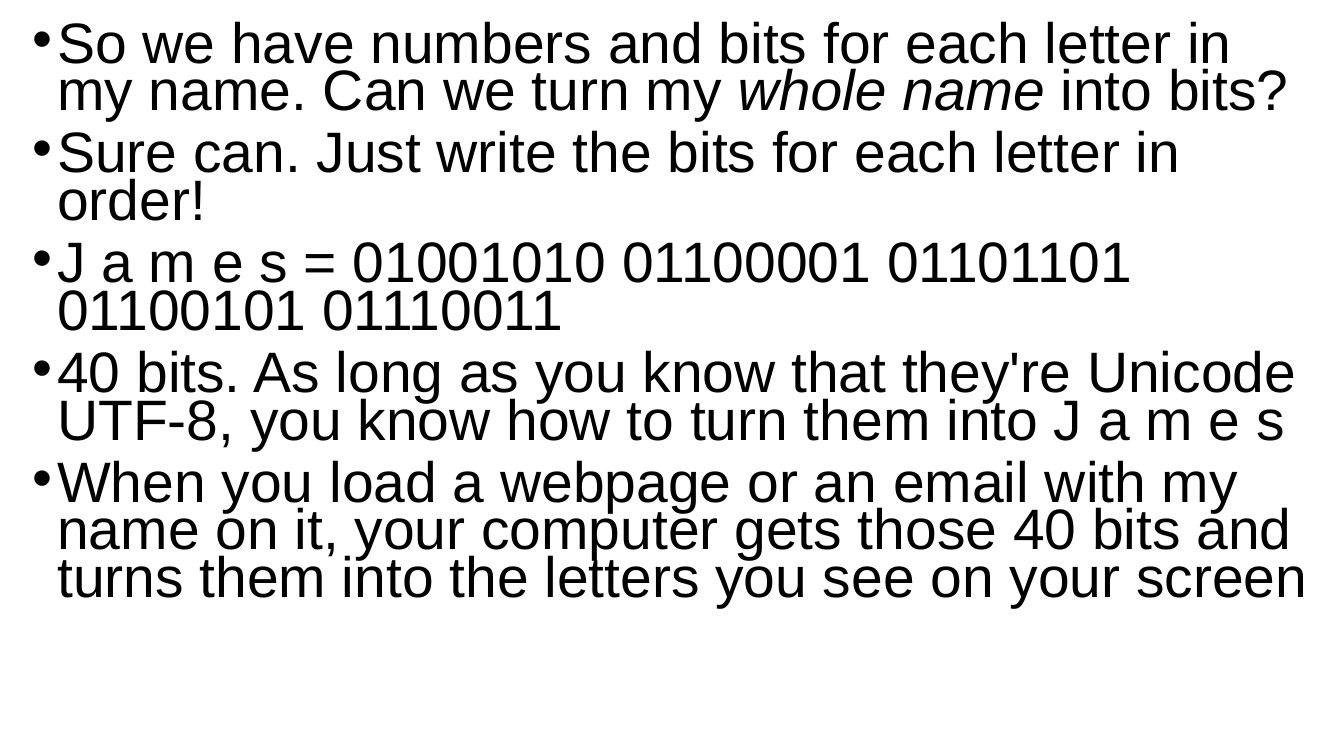
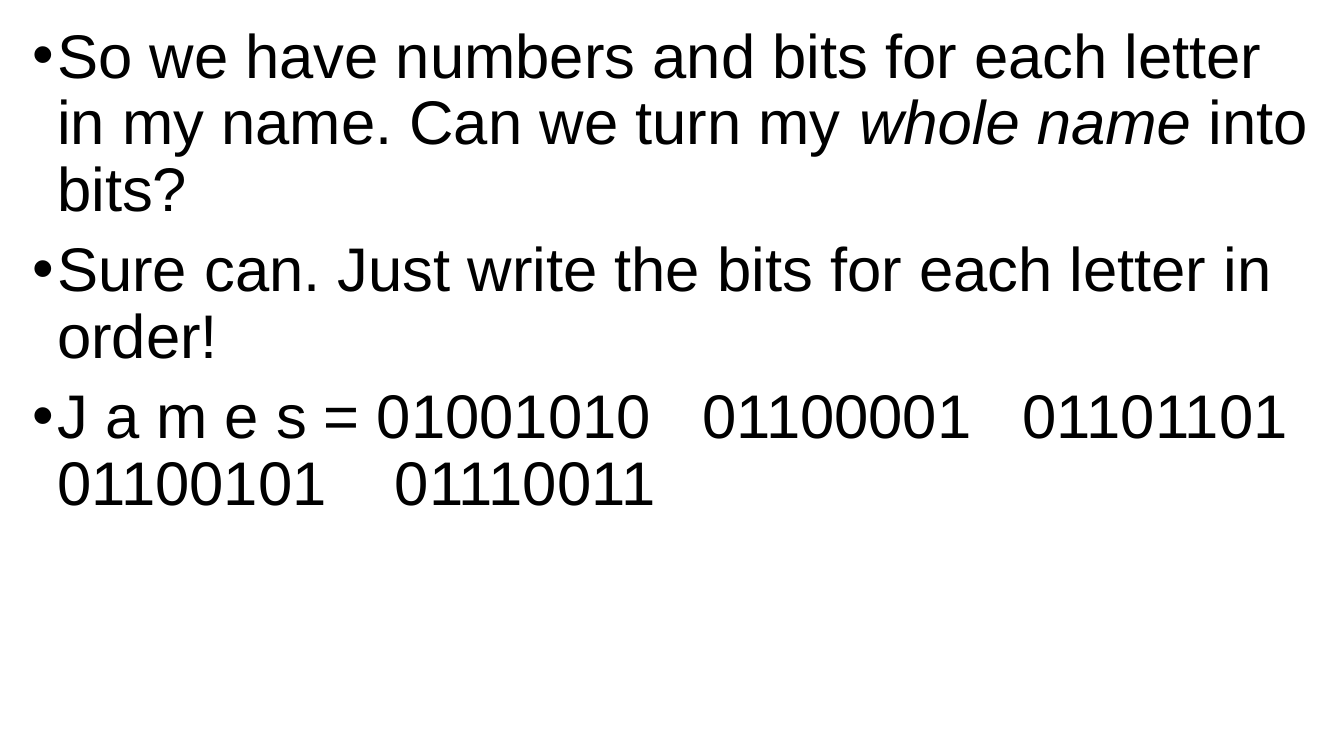
Before and after one commit to grimmelm/ctech404, a slide deck: slide 51 of ctech401/CTECH401_Combined-Slides.pptx. Drawn at 1344x756 pixels with LibreOffice and Linux fonts; fonts in the diff are those of the drawing. Boxes give left, top, right and bottom in pixels: in the first picture for what was removed or moved away, otherwise in the second. Text is boxed around its words. In the diff, an @@ line names an element or a change of style, - is before the commit and + after.

```diff
--- a/ctech401/CTECH401_Combined-Slides.pptx
+++ b/ctech401/CTECH401_Combined-Slides.pptx
@@ text "So we have numbers and ..." at (x1=57, y1=33, x2=1308, y2=506): size 40.7 to 44 pt; line spacing 0.7 to 0.9 @@
@@ text at (x1=57, y1=350, x2=1307, y2=608): paragraphs removed @@
-• 40 bits. As long as you know that they're Unicode UTF-8, you know how to turn them into J a m e s
-• When you load a webpage or an email with my name on it, your computer gets those 40 bits and turns them into the letters you see on your screen
```
Also in this commit, not shown: 16 other slides changed, 4 slides added, 1 other file.
